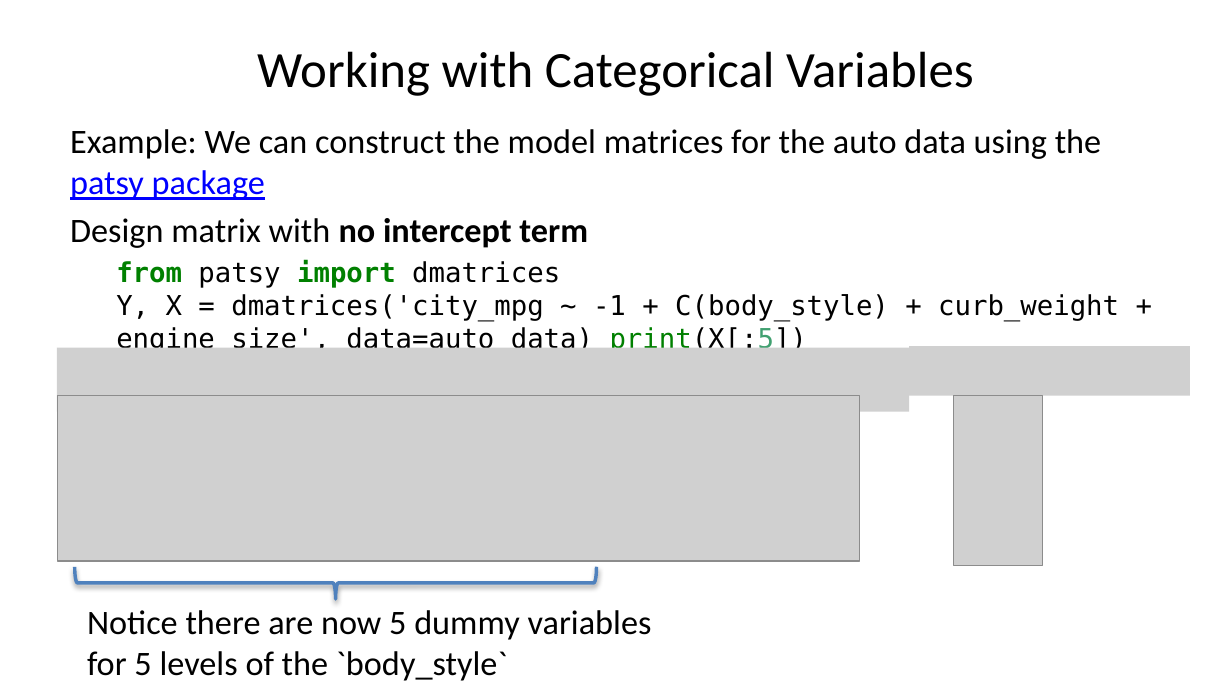
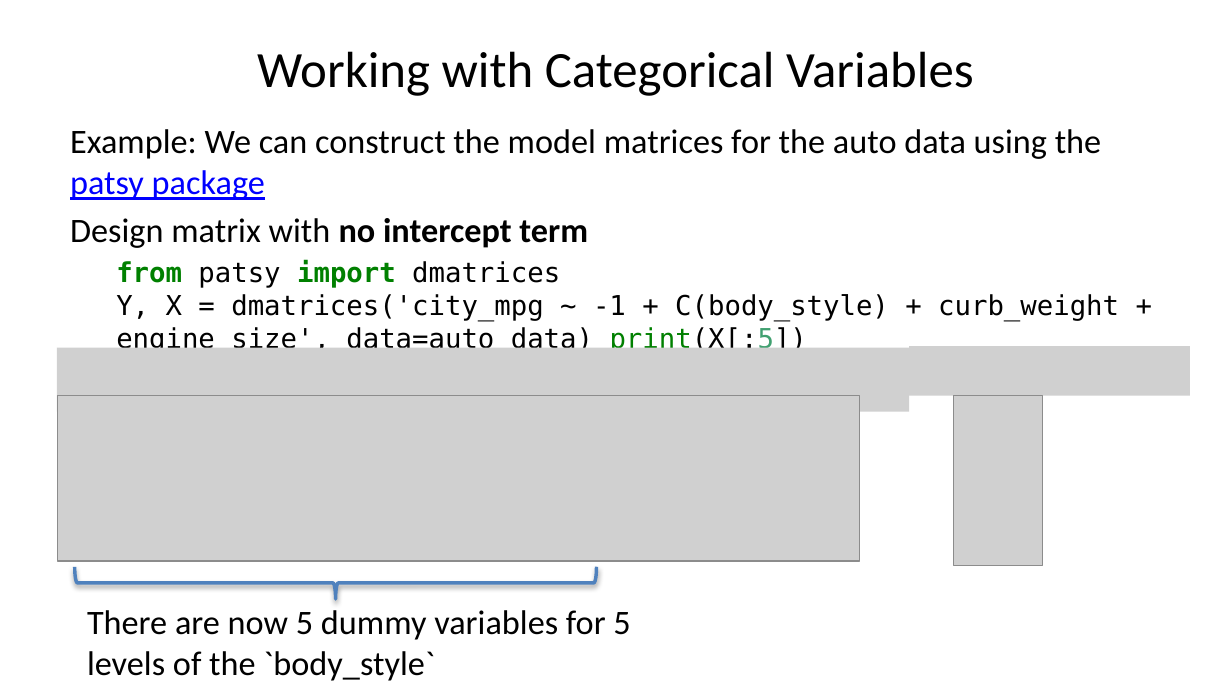
Before and after one commit to StephenElston/CSCI-E-83, a slide deck: slide 10 of LectureSlides/09_GeneralizingTheLinearModel.pptx (slide 12 before the commit). Drawn at 1232x693 pixels with LibreOffice and Linux fonts; fonts in the diff are those of the drawing; grey boxes stand for pictures. Boxes give left, top, right and bottom in pixels: in the first picture for what was removed or moved away, otherwise in the second. Text is boxed around its words. In the diff, an @@ line names an element or a change of style, - is before the commit and + after.

```diff
--- a/LectureSlides/09_GeneralizingTheLinearModel.pptx
+++ b/LectureSlides/09_GeneralizingTheLinearModel.pptx
@@ text at (x1=87, y1=610, x2=630, y2=681): text changed @@
-Notice there are now 5 dummy variables for 5 levels of the `body_style`
+There are now 5 dummy variables for 5 levels of the `body_style`
```
Also in this commit, not shown: 13 other slides changed, 2 slides removed.
